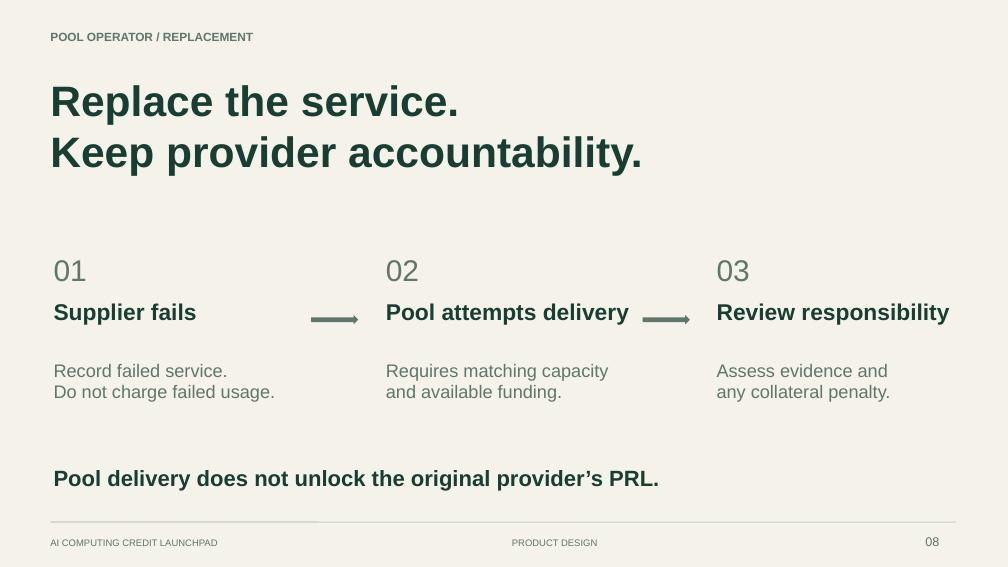
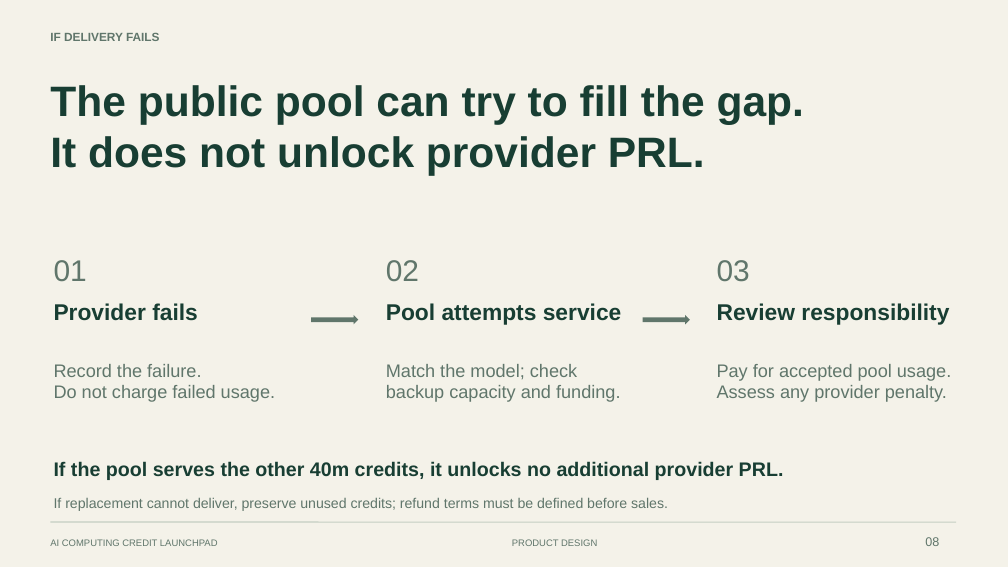
Before and after one commit to xgaozoyoe/cc-launchpad-router, a slide deck: slide 8 of apps/launchpad/public/whitepaper/ai-computing-credit-launchpad.pptx. Drawn at 1008x567 pixels with LibreOffice and Linux fonts; fonts in the diff are those of the drawing. Boxes give left, top, right and bottom in pixels: in the first picture for what was removed or moved away, otherwise in the second. Text is boxed around its words. In the diff, an @@ line names an element or a change of style, - is before the commit and + after.

```diff
--- a/apps/launchpad/public/whitepaper/ai-computing-credit-launchpad.pptx
+++ b/apps/launchpad/public/whitepaper/ai-computing-credit-launchpad.pptx
@@ text at [50, 33, 160, 41]: text changed @@
-POOL OPERATOR / REPLACEMENT
+IF DELIVERY FAILS
@@ text at [50, 85, 804, 175]: text changed @@
-Replace the service.
-Keep provider accountability.
+The public pool can try to fill the gap.
+It does not unlock provider PRL.
@@ text at [54, 303, 198, 321]: text changed @@
-Supplier fails
+Provider fails
@@ text at [386, 303, 622, 325]: text changed @@
-Pool attempts delivery
+Pool attempts service
@@ text at [54, 364, 201, 377]: text changed @@
-Record failed service.
+Record the failure.
@@ text at [386, 364, 620, 402]: text changed @@
-Requires matching capacity
-and available funding.
+Match the model; check
+backup capacity and funding.
@@ text at [717, 364, 951, 402]: text changed @@
-Assess evidence and
-any collateral penalty.
+Pay for accepted pool usage.
+Assess any provider penalty.
@@ text at [54, 461, 784, 481]: text changed; size 21 to 18.8 pt @@
-Pool delivery does not unlock the original provider’s PRL.
+If the pool serves the other 40m credits, it unlocks no additional provider PRL.
@@ text added at [54, 498, 668, 511], 13.5 pt, text #60766B @@
+If replacement cannot deliver, preserve unused credits; refund terms must be defined before sales.
```
Also in this commit, not shown: 4 other slides changed, 5 slides added, 5 slides removed, 1 other file.
